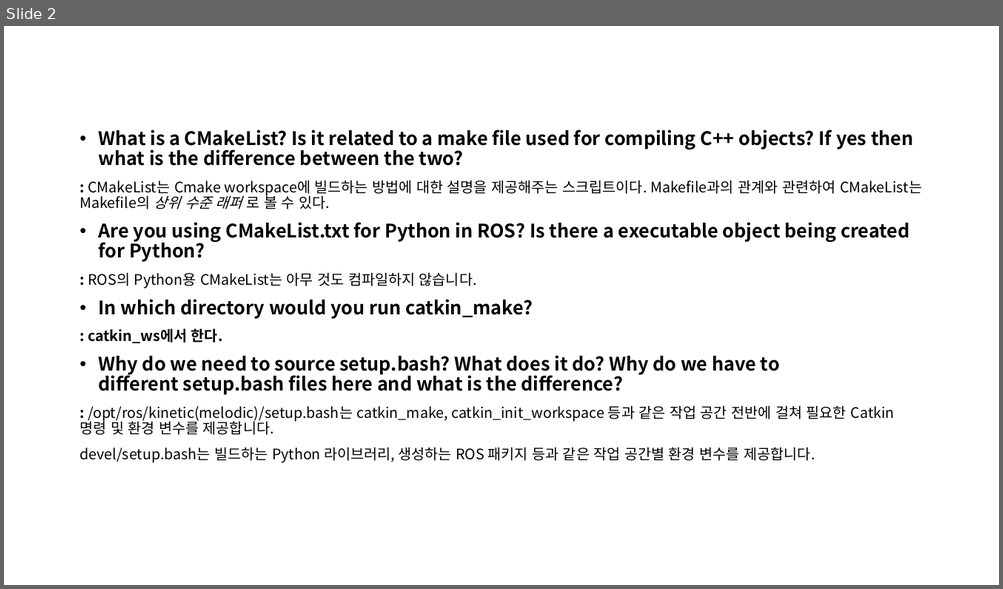
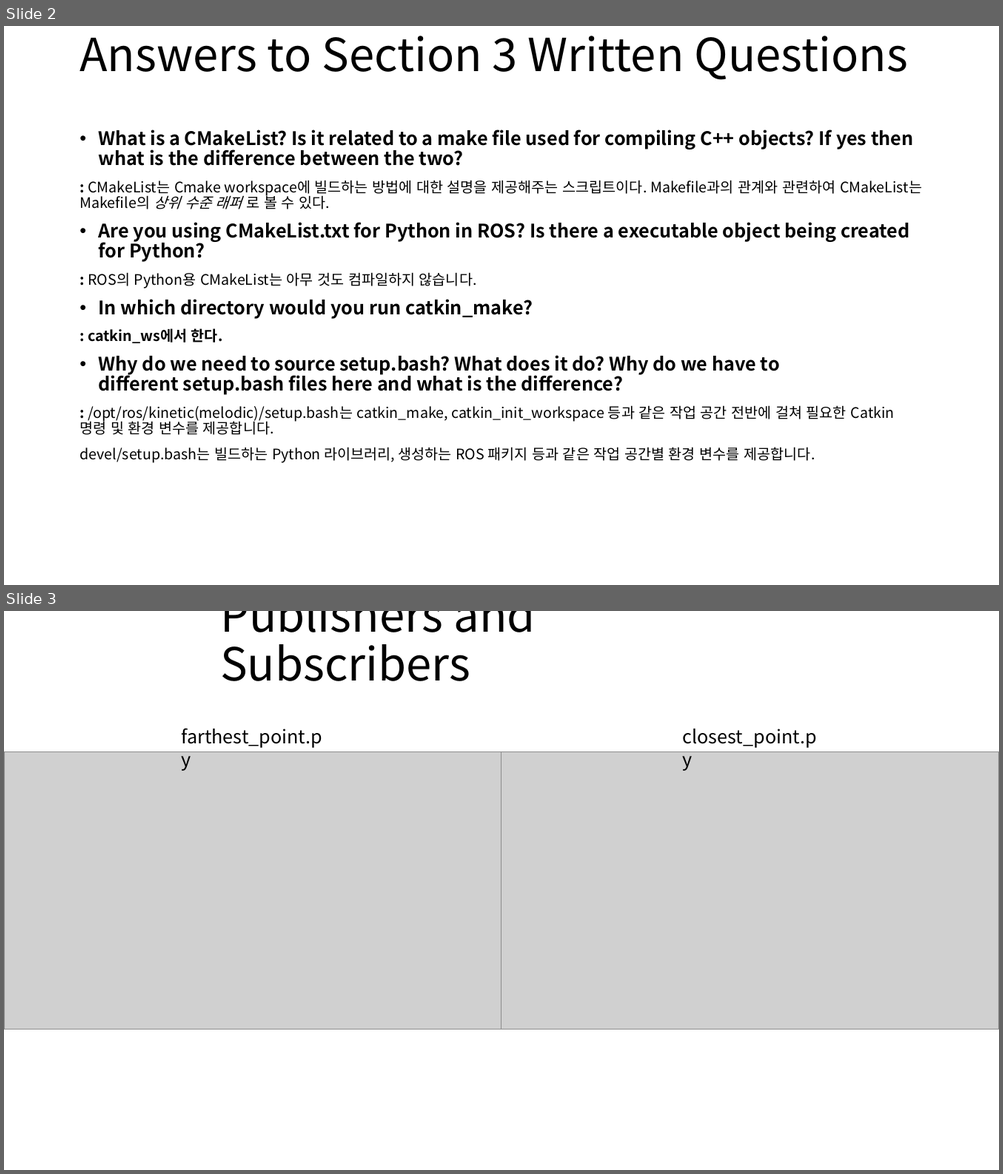
Before and after one commit to Cho-Hyeongrae/F1Tenth-courses, a slide deck: lab1/answer.pptx. Shown one above the other, each under a label of ours: slide 2 before the commit, slides 2 and 3 after it. The pictures are 1003x589 and 1003x1174 pixels, drawn with LibreOffice and Linux fonts; fonts in the diff are those of the drawing; grey boxes stand for pictures. Boxes give left, top, right and bottom in pixels: in the first picture for what was removed or moved away, otherwise in the second. Text is boxed around its words. In the diff, an @@ line names an element or a change of style, - is before the commit and + after.

```diff
--- a/lab1/answer.pptx
+++ b/lab1/answer.pptx
@@ slide 3 added at bbox=[4, 611, 999, 1170], background #FFFFFF @@
@@ title added at bbox=[220, 611, 535, 681], 44 pt, text #000000 @@
+Publishers and Subscribers
@@ text added at bbox=[182, 728, 323, 748], 18 pt, text #000000 @@
+farthest_point.py
@@ text added at bbox=[683, 729, 817, 748], 18 pt, text #000000 @@
+closest_point.py
@@ picture added at bbox=[4, 752, 502, 1030] @@
@@ picture added at bbox=[502, 752, 999, 1030] @@
@@ slide 2 changed as well @@
@@ title added at bbox=[79, 36, 908, 80], 44 pt, text #000000 @@
+Answers to Section 3 Written Questions
```
Also in this commit, not shown: 2 other slides changed, 3 other slides added, 1 slide removed, 9 other files.
